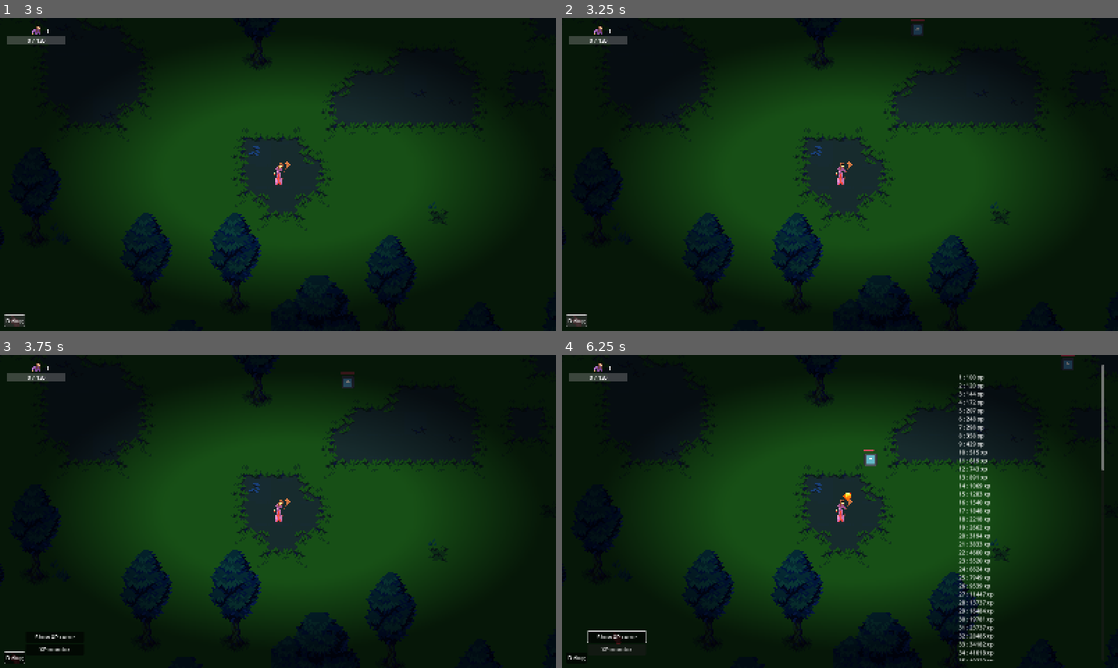
Above: before the commit, frames 1-4 (two rows, left to right).
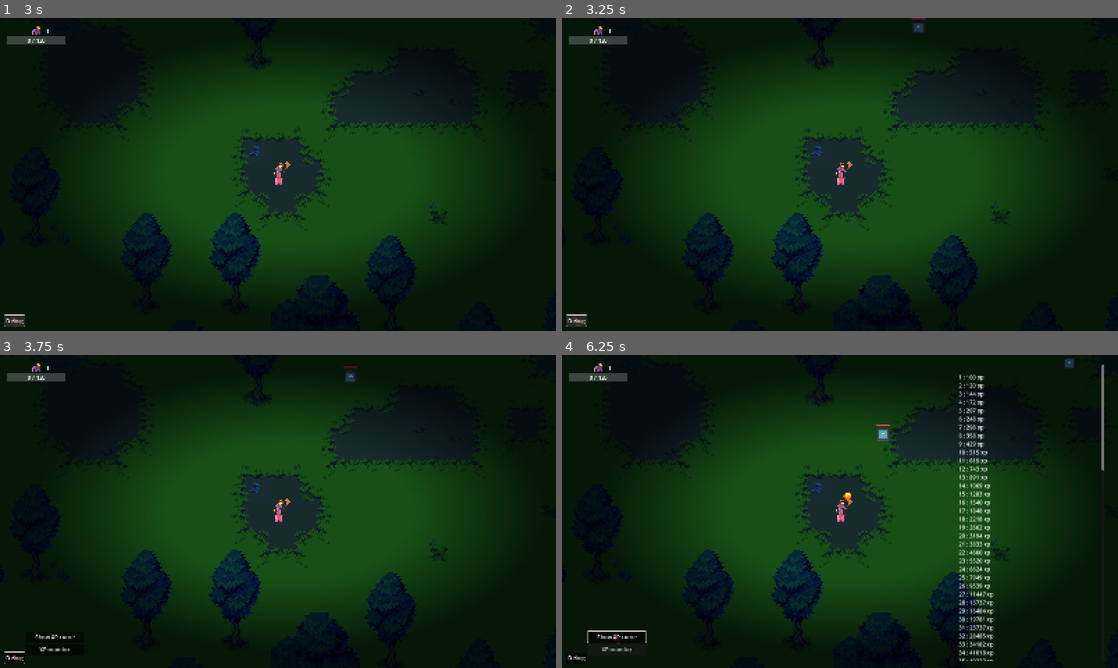
Above: after the commit, the same moments.

Repository: astonedf/Survivor
Game: Godot game, scene res://scenes/main/main.tscn
Two runs of this game, one before a commit and one after it. Both use one fixed random seed, a clock stepped at 60 frames per second and the inputs below. The engine's default icon, where the game draws it, is replaced by a stand-in: a white triangle on a blue panel in a dark square.
Inputs:
- Up to frame 1 (3 s): click "Debug" at 0.5 s; click "Show XP curve" at 1.25 s; click "XP monitor" at 2 s; click "Debug" at 2.75 s
- Up to frame 2 (3.25 s): no input
- Up to frame 3 (3.75 s): click "Debug" at 3.5 s
- Up to frame 4 (6.25 s): click "Show XP curve" at 4.25 s; click "XP monitor" at 5 s; click "Show XP curve" at 5.75 s

Frame 1 is identical in both runs. In frame 2, less than 0.1% of the frame differs, in the area x 62-66%, y 0-6%; in frame 3, 0.1%; in frame 4, 0.3%, in the area x 54-93%, y 0-36%.

Commit message:
progress

Diff:
--- a/Survivor/autoloads/enums.gd
+++ b/Survivor/autoloads/enums.gd
@@ -3,8 +3,8 @@
 enum Elements {FIRE, WATER, ELECTRIC, EARTH, PLANT, WIND}
 ## Useful to know who hits whoS
 enum Allegiances {
-	THE_WITCH, # Enemy of the Clergy
-	THE_CLERGY, # Enemy of the Witch
+	THE_COVEN, # Enemy of the Clergy
+	THE_CLERGY, # Enemy of the Coven
 }
 enum CharacterTypes {
 	PLAYER,
--- a/Survivor/blood.gd
+++ b/Survivor/blood.gd
@@ -4,8 +4,3 @@
 # Called when the node enters the scene tree for the first time.
 func _ready() -> void:
 	$Spill.emitting = true
-
-
-# Called every frame. 'delta' is the elapsed time since the previous frame.
-func _process(delta: float) -> void:
-	pass
--- a/Survivor/characters/npcs/villagers/pitchfork_villager/pitchfork_villager.gd
+++ b/Survivor/characters/npcs/villagers/pitchfork_villager/pitchfork_villager.gd
@@ -11,9 +11,5 @@
 	health.receive_heal(source, heal)
 
 
-func _on_affectable_area_buff_received(source: Node2D, buff: Variant) -> void:
-	pass # Replace with function body.
-
-
 func _on_health_died(source: Node2D) -> void:
 	queue_free()
--- a/Survivor/characters/npcs/villagers/pitchfork_villager/pitchfork_villager.tscn
+++ b/Survivor/characters/npcs/villagers/pitchfork_villager/pitchfork_villager.tscn
@@ -29,7 +29,7 @@
 shape = SubResource("RectangleShape2D_887jg")
 
 [node name="FollowTheWitch" parent="." instance=ExtResource("3_3dwvb")]
-_speed = 100
+_speed = 75
 
 [node name="Health" parent="." instance=ExtResource("4_703ll")]
 max_health = 100
@@ -42,6 +42,5 @@
 debug_color = Color(0.840578, 0.335508, 0.487398, 0.42)
 
 [connection signal="died" from="Health" to="." method="_on_health_died"]
-[connection signal="buff_received" from="AffectableArea" to="." method="_on_affectable_area_buff_received"]
 [connection signal="damage_taken" from="AffectableArea" to="." method="_on_affectable_area_damage_taken"]
 [connection signal="heal_received" from="AffectableArea" to="." method="_on_affectable_area_heal_received"]
--- a/Survivor/characters/the_witch/the_witch.tscn
+++ b/Survivor/characters/the_witch/the_witch.tscn
@@ -11,6 +11,7 @@
 [ext_resource type="Texture2D" uid="uid://bq7ytyb4ugbsp" path="res://assets/player/witch10.png" id="9_58jvb"]
 [ext_resource type="Texture2D" uid="uid://cfqubdey3mtdq" path="res://assets/player/witch11.png" id="10_8l73k"]
 [ext_resource type="Texture2D" uid="uid://cd6nvoo554p01" path="res://assets/player/witch12.png" id="11_aqrcq"]
+[ext_resource type="PackedScene" uid="uid://ds5nwkdm88jn7" path="res://components/affectable_area/affectable_area.tscn" id="14_1cd3f"]
 [ext_resource type="PackedScene" uid="uid://dw5p1kq0tl6lv" path="res://spells/fireball/fireball.tscn" id="16_unqio"]
 [ext_resource type="PackedScene" uid="uid://dkky6meo7gsyq" path="res://weapons/the_witch/broom/broom.tscn" id="17_d2agh"]
 
@@ -92,6 +93,10 @@
 [sub_resource type="CircleShape2D" id="CircleShape2D_8l73k"]
 radius = 100.0
 
+[sub_resource type="CapsuleShape2D" id="CapsuleShape2D_upxre"]
+radius = 7.0
+height = 53.31
+
 [node name="TheWitch" type="CharacterBody2D"]
 collision_layer = 2
 script = ExtResource("1_onrkg")
@@ -162,6 +167,12 @@
 [node name="Fireball" parent="." node_paths=PackedStringArray("caster") instance=ExtResource("16_unqio")]
 caster = NodePath("..")
 
+[node name="AffectableArea" parent="." instance=ExtResource("14_1cd3f")]
+
+[node name="CollisionShape2D" type="CollisionShape2D" parent="AffectableArea"]
+shape = SubResource("CapsuleShape2D_upxre")
+debug_color = Color(0.899529, 0.259243, 0.453668, 0.42)
+
 [connection signal="timeout" from="EnemySpawner/SpawnTimer" to="EnemySpawner" method="_on_spawn_timer_timeout"]
 [connection signal="animation_finished" from="AnimationPlayer" to="." method="_on_animation_player_animation_finished"]
 [connection signal="body_entered" from="WeaponPickupRangeArea" to="." method="_on_weapon_pickup_range_area_body_entered"]
--- a/Survivor/components/affectable_area/affectable_area.gd
+++ b/Survivor/components/affectable_area/affectable_area.gd
@@ -3,11 +3,9 @@
 
 signal damage_taken(source: Node2D, damage: int)
 signal heal_received(source: Node2D, heal: int)
-signal buff_received(source: Node2D, buff)
 
 @export var can_be_damaged := true
 @export var can_be_healed := true
-@export var can_be_buffed := true
 
 var source: Node2D
 
@@ -33,20 +31,18 @@
 		printerr("Check _resistances size. It must correspond to Enums.Elements")
 
 
-func take_damage(source: Node2D, damage_type: Enums.Elements, damage: int) -> void:
+func take_damage(aoe: AreaOfEffect, damage_type: Enums.Elements, damage: int) -> void:
 	if can_be_damaged:
 		var raw_amount = damage
 		var amount = raw_amount - round((raw_amount * _resistances[damage_type] / 100.0))
 
-		source.damage_inflicted(self, amount)
-		damage_taken.emit(source, amount)
+		aoe.damage_done.emit(self.source, amount)
+		damage_taken.emit(aoe.source, amount)
 
 
-func heal(source: Node2D, heal_type: Enums.Elements, heal: int) -> void:
+func heal(aoe: AreaOfEffect, heal_type: Enums.Elements, heal: int) -> void:
 	if can_be_healed:
-		heal_received.emit(source, heal)
-
-
-func buff(source: Node2D, buff) -> void:
-	if can_be_buffed:
-		buff_received.emit(source, buff)
+		var raw_amount = heal
+		var amount = raw_amount
+		aoe.heal_done.emit(self.source, amount)
+		heal_received.emit(aoe.source, heal)
--- a/Survivor/components/area_of_effect/area_of_effect.gd
+++ b/Survivor/components/area_of_effect/area_of_effect.gd
@@ -3,9 +3,18 @@
 ## Single point damage like fireballs also use this, since the area that does damage,
 ## is actually an area.
 
-signal affectable_area_entered(area: AffectableArea)
+signal affectable_area_entered(aoe: AreaOfEffect, affectable_area: AffectableArea)
+signal damage_done(to: Node2D, amount: int)
+signal heal_done(to: Node2D, amount: int)
+
+var source: Node2D
+
+
+func _ready() -> void:
+	source = get_parent()
+
 
 # The collision layer is set to affectable areas so we know we only detect those.
 # We then transmit our own signal to have a clearer type
 func _on_area_entered(area: Area2D) -> void:
-	affectable_area_entered.emit(area)
+	affectable_area_entered.emit(self, area)
--- a/Survivor/components/detection_area/detection_area.gd
+++ b/Survivor/components/detection_area/detection_area.gd
@@ -23,11 +23,12 @@
 	var bodies = _area.get_overlapping_bodies()
 
 	for body in bodies:
-		var distance_from_origin = _origin.global_position.distance_to(body.global_position)
+		if body != _origin:
+			var distance_from_origin = _origin.global_position.distance_to(body.global_position)
 
-		if distance_from_origin < shortest_distance:
-			shortest_distance = distance_from_origin
-			closest_body = body
+			if distance_from_origin < shortest_distance:
+				shortest_distance = distance_from_origin
+				closest_body = body
 
 	return closest_body
 
--- a/Survivor/components/health/health.gd
+++ b/Survivor/components/health/health.gd
@@ -3,9 +3,12 @@
 
 signal died(source: Node2D)
 
+const number_indicator_scene: PackedScene = preload("res://components/number_indicator/number_indicator.tscn")
+
 @export_custom(PROPERTY_HINT_NONE, "suffix: hp") var max_health := 0
 @export var show_health_bar := true
 @export var show_label := false
+@export var show_damage := true
 
 @onready var health_bar: ProgressBar = $ProgressBar
 @onready var label: Label = $Label
@@ -30,6 +33,12 @@
 func take_damage(source: Node2D, amount: int) -> void:
 	health -= amount
 
+	if show_damage:
+		var indicator = number_indicator_scene.instantiate()
+		indicator.global_position = global_position
+		get_tree().current_scene.add_child(indicator)
+		indicator.pop(str(amount), Color.INDIAN_RED)
+
 	if show_health_bar:
 		health_bar.value -= amount
 
--- a/Survivor/components/number_pop/number_pop.gd
+++ b/Survivor/components/number_indicator/number_indicator.gd
@@ -1,4 +1,4 @@
-class_name NumberPop extends Node2D
+class_name NumberIndicator extends Node2D
 ## Shows a number that fades away progressively
 
 
--- a/Survivor/components/number_pop/number_pop.tscn
+++ b/Survivor/components/number_indicator/number_indicator.tscn
@@ -1,6 +1,6 @@
 [gd_scene load_steps=5 format=3 uid="uid://if7bn67vsnys"]
 
-[ext_resource type="Script" uid="uid://nnw4axpd2dkh" path="res://components/number_pop/number_pop.gd" id="1_5lnbt"]
+[ext_resource type="Script" uid="uid://nnw4axpd2dkh" path="res://components/number_indicator/number_indicator.gd" id="1_eeaxs"]
 
 [sub_resource type="Animation" id="Animation_5lnbt"]
 length = 0.001
@@ -86,8 +86,8 @@
 &"fades_up": SubResource("Animation_os3o8")
 }
 
-[node name="NumberPop" type="Node2D"]
-script = ExtResource("1_5lnbt")
+[node name="NumberIndicator" type="Node2D"]
+script = ExtResource("1_eeaxs")
 
 [node name="Label" type="Label" parent="."]
 anchors_preset = 8
--- a/Survivor/spells/fireball/fireball.gd
+++ b/Survivor/spells/fireball/fireball.gd
@@ -22,7 +22,6 @@
 	if closest_target != null:
 		if caster.is_hostile_to(closest_target):
 			_target = closest_target
-
 	## Spawn a projectile
 	if _target != null:
 		var new_projectile: FireballProjectile = projectile_scene.instantiate()
--- a/Survivor/spells/fireball/fireball.tscn
+++ b/Survivor/spells/fireball/fireball.tscn
@@ -17,7 +17,7 @@
 
 [node name="Area2D" type="Area2D" parent="DetectionArea"]
 collision_layer = 0
-collision_mask = 4
+collision_mask = 6
 monitorable = false
 
 [node name="CollisionShape2D" type="CollisionShape2D" parent="DetectionArea/Area2D"]
--- a/Survivor/spells/fireball/fireball_projectile.gd
+++ b/Survivor/spells/fireball/fireball_projectile.gd
@@ -28,13 +28,11 @@
 	follow_target.speed = speed
 
 
-func _on_area_of_effect_area_entered(area: AffectableArea) -> void:
-	area.take_damage(self, spell_type, damage)
+func _on_affectable_area_entered(aoe: AreaOfEffect, affectable_area: AffectableArea) -> void:
+	# Single target
+	if affectable_area.source == target:
+		affectable_area.take_damage(aoe, spell_type, damage)
 
 
-func _on_affectable_area_entered(area: AffectableArea) -> void:
-	area.take_damage(self, spell_type, damage)
-
-
-func damage_inflicted(something: Node2D, amount: int):
+func _on_area_of_effect_damage_done(to: Node2D, amount: int) -> void:
 	queue_free()
--- a/Survivor/spells/fireball/fireball_projectile.tscn
+++ b/Survivor/spells/fireball/fireball_projectile.tscn
@@ -26,3 +26,4 @@
 shape = SubResource("CircleShape2D_op4rb")
 
 [connection signal="affectable_area_entered" from="AreaOfEffect" to="." method="_on_affectable_area_entered"]
+[connection signal="damage_done" from="AreaOfEffect" to="." method="_on_area_of_effect_damage_done"]
Binary file removed: Survivor/characters/the_hand/the_hand.png
Not shown, removed: Survivor/characters/the_hand/the_hand.png.import
Not shown: 1 places in Survivor/characters/the_witch/the_witch.tscn that only renumber resources
Renamed: Survivor/components/number_pop/number_pop.gd.uid -> Survivor/components/number_indicator/number_indicator.gd.uid
